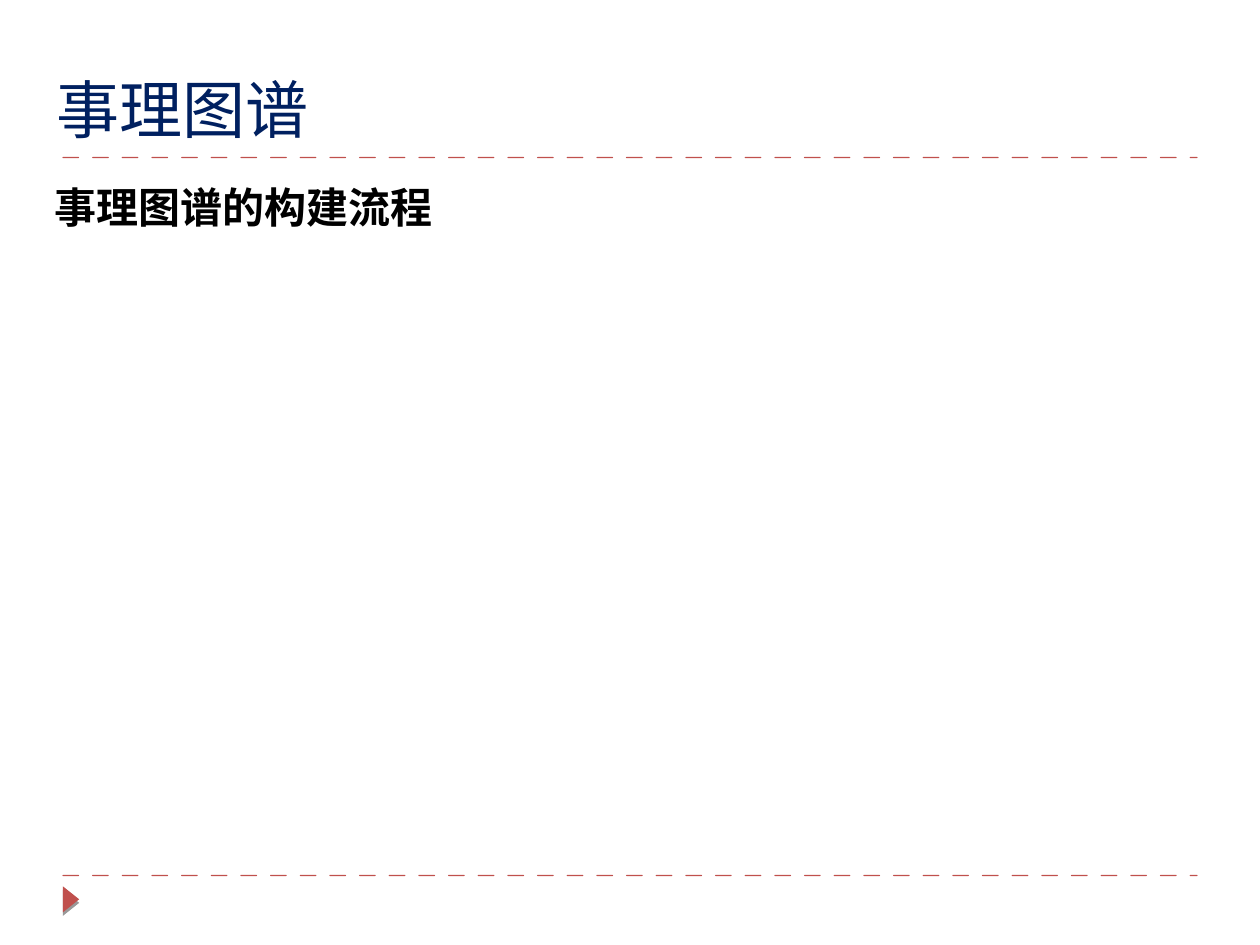
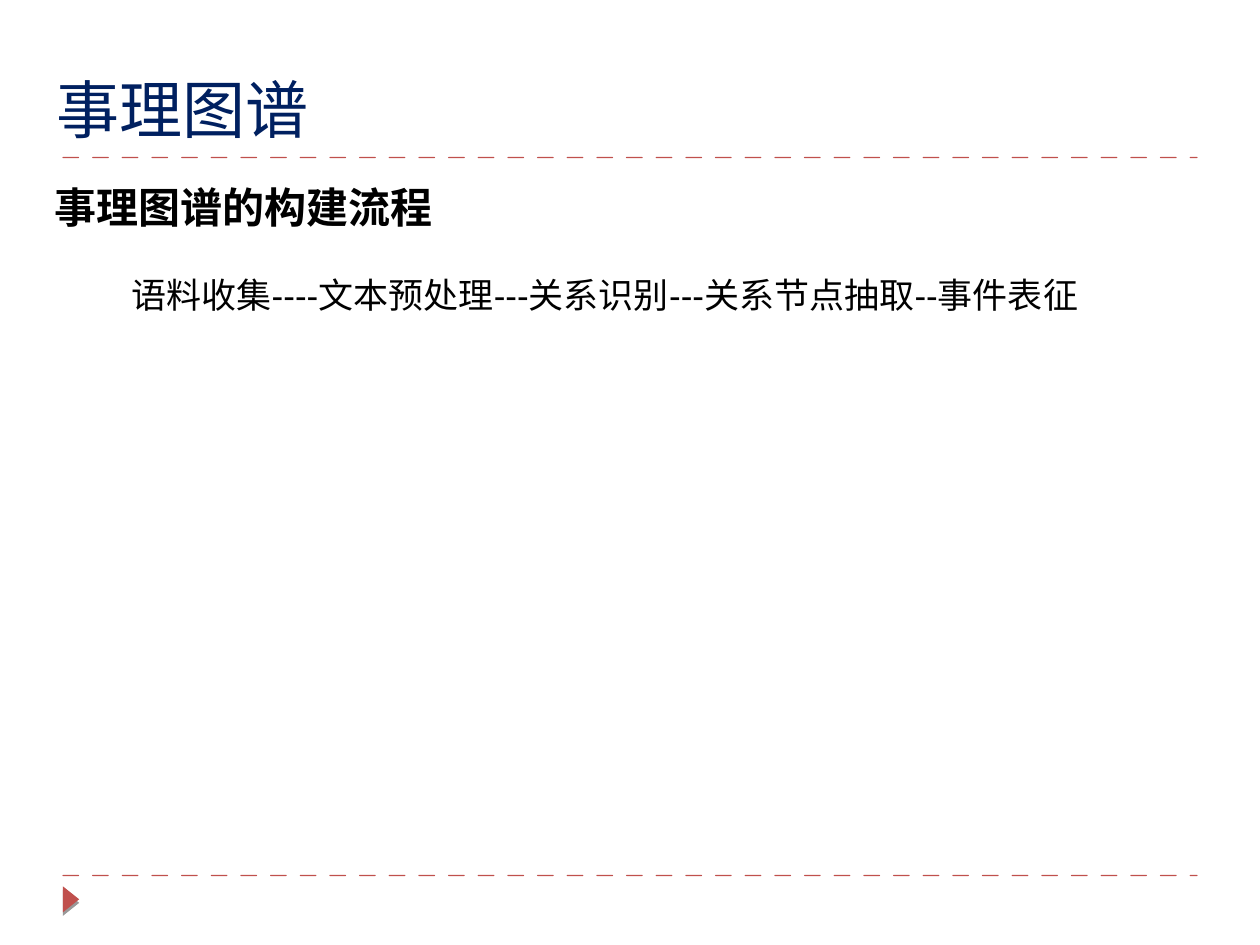
Before and after one commit to lihanghang/NLP-Knowledge-Graph, a slide deck: slide 16 of my summary/知识图谱技术与对话系统的应用.pptx. Drawn at 1260x945 pixels with LibreOffice and Linux fonts; fonts in the diff are those of the drawing. Boxes give left, top, right and bottom in pixels: in the first picture for what was removed or moved away, otherwise in the second. Text is boxed around its words. In the diff, an @@ line names an element or a change of style, - is before the commit and + after.

```diff
--- a/my summary/知识图谱技术与对话系统的应用.pptx
+++ b/my summary/知识图谱技术与对话系统的应用.pptx
@@ text at box(131, 278, 1078, 311): paragraph added @@
+语料收集----文本预处理---关系识别---关系节点抽取--事件表征
```
Also in this commit, not shown: 1 other slide changed, 1 slide added, 1 other file.
